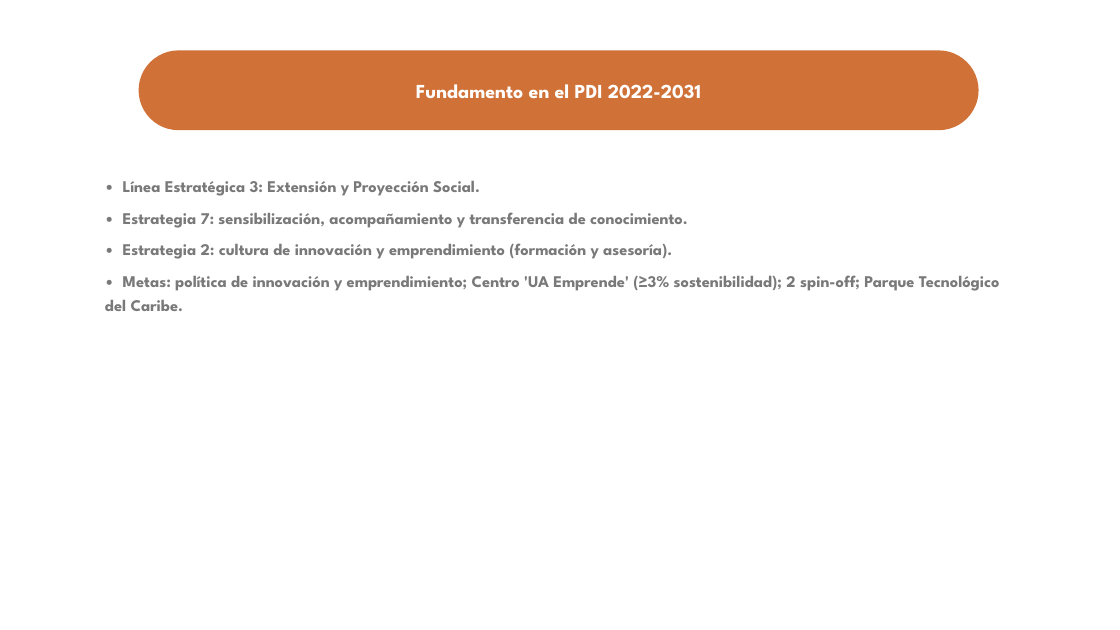
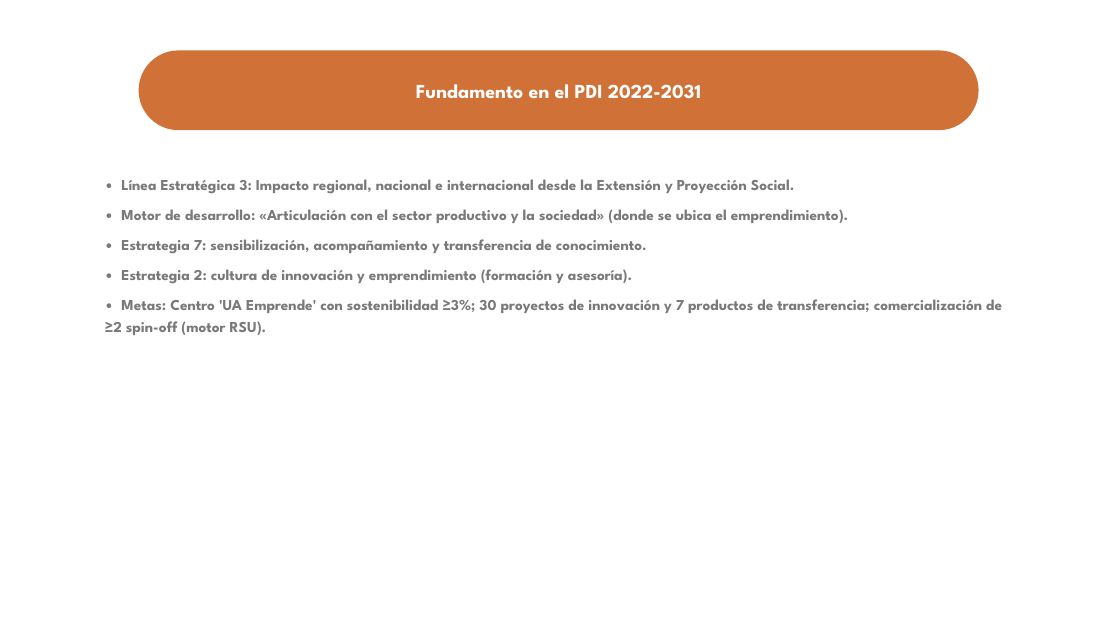
Before and after one commit to ronaldojavier100-oss/case, a slide deck: slide 5 of Ruta-Emprendimiento-CIE.pptx. Drawn at 1120x630 pixels with LibreOffice and Linux fonts; fonts in the diff are those of the drawing; background and template pictures are left out. Boxes give left, top, right and bottom in pixels: in the first picture for what was removed or moved away, otherwise in the second. Text is boxed around its words. In the diff, an @@ line names an element or a change of style, - is before the commit and + after.

Commit message:
Ruta PPT: alinea fundamento del PDI (Linea 3, motor Articulacion, meta spin-off RSU)

```diff
--- a/Ruta-Emprendimiento-CIE.pptx
+++ b/Ruta-Emprendimiento-CIE.pptx
@@ text at bbox=[121, 179, 848, 223]: text changed; size 28 to 26 pt @@
-• Línea Estratégica 3: Extensión y Proyección Social.
+• Línea Estratégica 3: Impacto regional, nacional e internacional desde la Extensión y Proyección Social.
+• Motor de desarrollo: «Articulación con el sector productivo y la sociedad» (donde se ubica el emprendimiento).
@@ text at bbox=[121, 239, 647, 283]: size 28 to 26 pt in "• Estrategia 7: sensibilización, acompañamiento y transferen ...", "• Estrategia 2: cultura de innovación y ..." @@
@@ text at bbox=[105, 299, 1002, 335]: text changed; size 28 to 26 pt @@
-• Metas: política de innovación y emprendimiento; Centro 'UA Emprende' (≥3% sostenibilidad); 2 spin-off; Parque Tecnológico del Caribe.
+• Metas: Centro 'UA Emprende' con sostenibilidad ≥3%; 30 proyectos de innovación y 7 productos de transferencia; comercialización de ≥2 spin-off (motor RSU).
```
